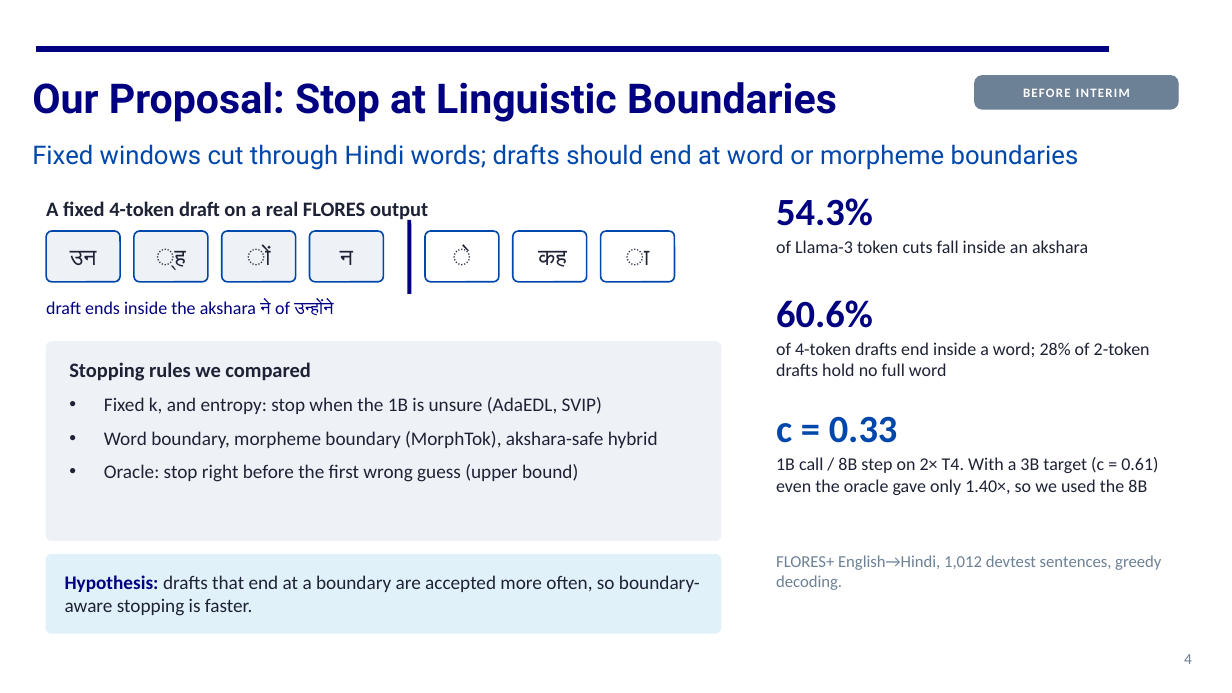
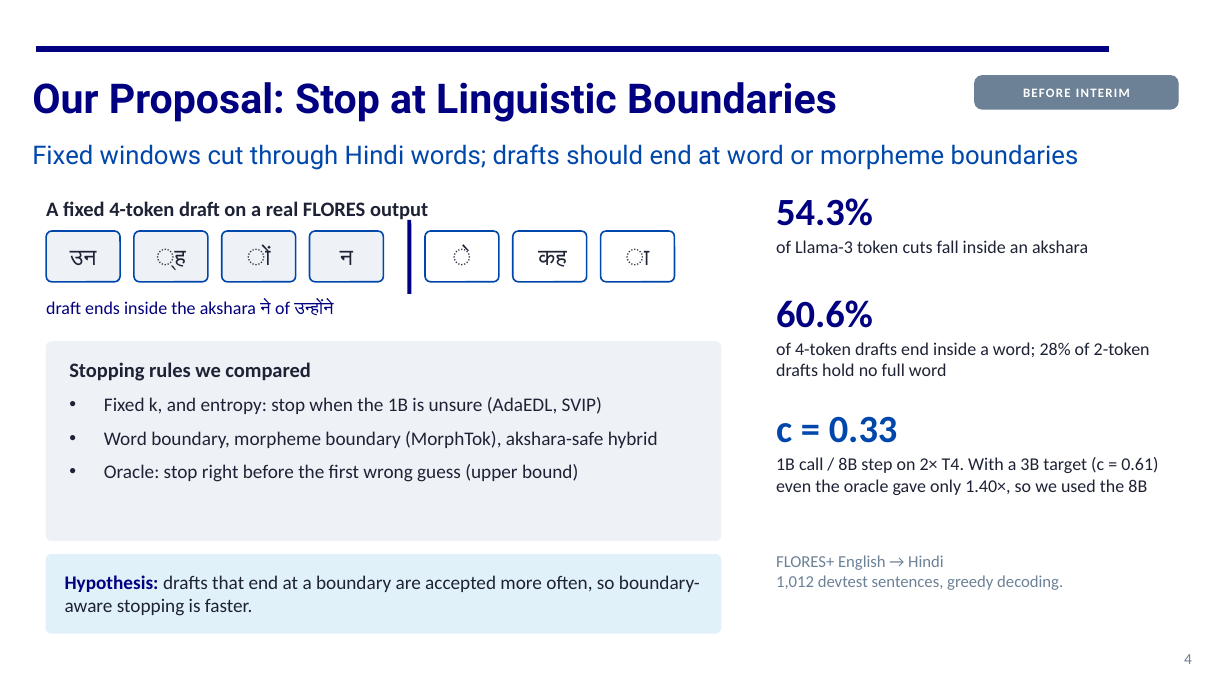
Before and after one commit to https-kanika/Linguistically-guided-MTP, a slide deck: slide 4 of docs/presentation/CS769_final_presentation.pptx. Drawn at 1232x693 pixels with LibreOffice and Linux fonts; fonts in the diff are those of the drawing. Boxes give left, top, right and bottom in pixels: in the first picture for what was removed or moved away, otherwise in the second. Text is boxed around its words. In the diff, an @@ line names an element or a change of style, - is before the commit and + after.

```diff
--- a/docs/presentation/CS769_final_presentation.pptx
+++ b/docs/presentation/CS769_final_presentation.pptx
@@ text at <box>776,555,1063,590</box>: text changed @@
-FLORES+ English→Hindi, 1,012 devtest sentences, greedy decoding.
+FLORES+ English → Hindi
+1,012 devtest sentences, greedy decoding.
```
Also in this commit, not shown: 8 other slides changed, 1 other file.
